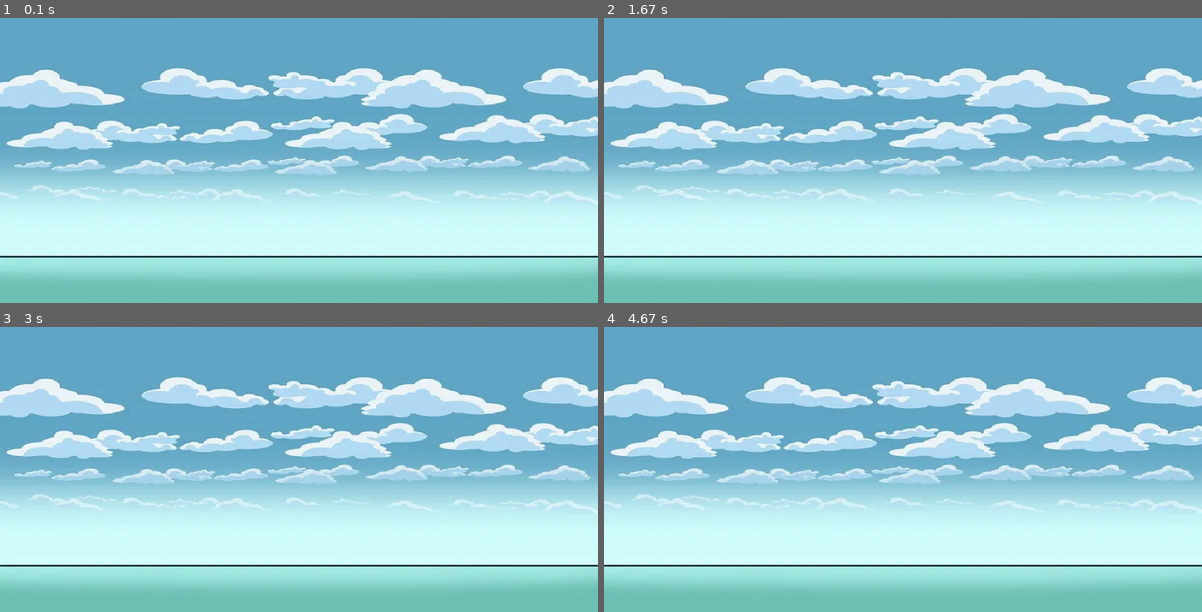
Above: before the commit, frames 1-4 (two rows, left to right).
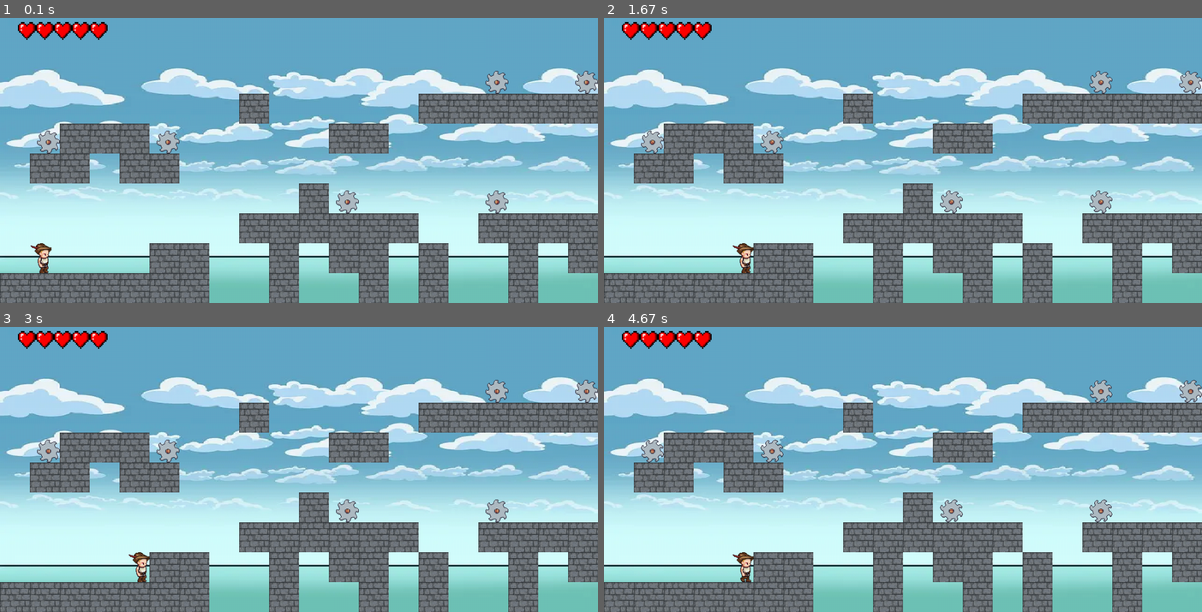
Above: after the commit, the same moments.

Repository: gideontriumph/Think_Aloud_SPR24
Game: pygame game, started from main.py
Two runs of this game, one before a commit and one after it. Both use one fixed random seed, a clock stepped at 60 frames per second and the inputs below.
Inputs:
- Up to frame 1 (0.1 s): no input
- Up to frame 2 (1.67 s): tap Space at 0.33 s; hold Right 0.67-1.13 s; hold Right 1.17-1.63 s
- Up to frame 3 (3 s): hold Right 1.67-2.2 s; hold Right 2.23-2.63 s
- Up to frame 4 (4.67 s): hold Right 3.33-3.8 s; hold Right 3.83-4.3 s; hold Right from 4.33 s (still down)

The runs differ from the first frame. In frame 1, 26% of the frame differs, in the area x 0-100%, y 1-100%; in frame 2, 26%; in frame 3, 26%; in frame 4, 26%.

Commit message:
FInal Commit

Diff:
--- /dev/null
+++ b/game.py
@@ -0,0 +1,43 @@
+import pygame
+from settings import HEIGHT, WIDTH
+
+pygame.font.init()
+
+class Game:
+	def __init__(self, screen):
+		self.screen = screen
+		self.font = pygame.font.SysFont("impact", 70)
+		self.message_color = pygame.Color("darkorange")
+
+	# if player ran out of life or fell below the platform
+	def _game_lose(self, player):
+		player.game_over = True
+		message = self.font.render('You Lose...', True, self.message_color)
+		self.screen.blit(message,(WIDTH // 3 + 70, 70))
+
+	# if player reach the goal
+	def _game_win(self, player):
+		player.game_over = True
+		player.win = True
+		message = self.font.render('You Win!!', True, self.message_color)
+		self.screen.blit(message,(WIDTH // 3, 70))
+
+	# checks if the game is over or not, and if win or lose
+	def game_state(self, player, goal):
+		if player.life <= 0 or player.rect.y >= HEIGHT:
+			self._game_lose(player)
+		elif player.rect.colliderect(goal.rect):
+			self._game_win(player)
+		else:
+			None
+
+	def show_life(self, player):
+		life_size = 30
+		img_path = "./assets/life/life.png"
+		life_image = pygame.image.load(img_path)
+		life_image = pygame.transform.scale(life_image, (life_size, life_size))
+		# life_rect = life_image.get_rect(topleft = pos)
+		indent = 0
+		for life in range(player.life):
+			indent += life_size
+			self.screen.blit(life_image, (indent, life_size))
--- /dev/null
+++ b/goal.py
@@ -0,0 +1,13 @@
+import pygame
+
+class Goal(pygame.sprite.Sprite):
+	def __init__(self, pos, size):
+		super().__init__()
+		img_path = './assets/goal/gate.png'
+		self.image = pygame.image.load(img_path)
+		self.image = pygame.transform.scale(self.image, (size, size))
+		self.rect = self.image.get_rect(topleft = pos)
+
+	# update object position due to world scroll
+	def update(self, x_shift):
+		self.rect.x += x_shift
--- a/main.py
+++ b/main.py
@@ -4,7 +4,6 @@
     Created: 1/25/24
     Purpose: My first platforming game with python pygame
 """
-
 import pygame, sys
 from settings import *
 from world import World
@@ -20,10 +19,11 @@
 		self.clock = pygame.time.Clock()
 		self.player_event = False
 
-		self.bg_img = pygame.image.load('bg.jpg')
+		self.bg_img = pygame.image.load('assets/terrain/bg.jpg')
 		self.bg_img = pygame.transform.scale(self.bg_img, (width, height))
 
 	def main(self):
+		world = World(world_map, self.screen)
 		while True:
 			self.screen.blit(self.bg_img, (0, 0))
 
@@ -42,6 +42,7 @@
 				elif event.type == pygame.KEYUP:
 					self.player_event = False
 
+			world.update(self.player_event)
 			pygame.display.update()
 			self.clock.tick(60)
 
--- /dev/null
+++ b/player.py
@@ -0,0 +1,115 @@
+import pygame
+from support import import_sprite
+
+class Player(pygame.sprite.Sprite):
+	def __init__(self, pos):
+		super().__init__()
+		self._import_character_assets()
+		self.frame_index = 0
+		self.animation_speed = 0.15
+		self.image = self.animations["idle"][self.frame_index]
+		self.rect = self.image.get_rect(topleft = pos)
+		self.mask = pygame.mask.from_surface(self.image)
+
+		# player movement
+		self.direction = pygame.math.Vector2(0, 0)
+		self.speed = 5
+		self.jump_move = -16
+
+		# player status
+		self.life = 5
+		self.game_over = False
+		self.win = False
+		self.status = "idle"
+		self.facing_right = True
+		self.on_ground = False
+		self.on_ceiling = False
+		self.on_left = False
+		self.on_right = False
+
+	# gets all the image needed for animating specific player action
+	def _import_character_assets(self):
+		character_path = "assets/player/"
+		self.animations = {
+			"idle": [],
+			"walk": [],
+			"jump": [],
+			"fall": [],
+			"lose": [],
+			"win": []
+		}
+		for animation in self.animations.keys():
+			full_path = character_path + animation
+			self.animations[animation] = import_sprite(full_path)
+
+	# animates the player actions
+	def _animate(self):
+		animation = self.animations[self.status]
+
+		# loop over frame index
+		self.frame_index += self.animation_speed
+		if self.frame_index >= len(animation):
+			self.frame_index = 0
+		image = animation[int(self.frame_index)]
+		image = pygame.transform.scale(image, (35, 50))
+		if self.facing_right:
+			self.image = image
+		else:
+			flipped_image = pygame.transform.flip(image, True, False)
+			self.image = flipped_image
+
+		# set the rect
+		if self.on_ground and self.on_right:
+			self.rect = self.image.get_rect(bottomright = self.rect.bottomright)
+		elif self.on_ground and self.on_left:
+			self.rect = self.image.get_rect(bottomleft = self.rect.bottomleft)
+		elif self.on_ground:
+			self.rect = self.image.get_rect(midbottom = self.rect.midbottom)
+		elif self.on_ceiling and self.on_right:
+			self.rect = self.image.get_rect(topright = self.rect.topright)
+		elif self.on_ceiling and self.on_left:
+			self.rect = self.image.get_rect(bottomleft = self.rect.topleft)
+		elif self.on_ceiling:
+			self.rect = self.image.get_rect(midtop = self.rect.midtop)
+
+	# checks if the player is moving towards left or right or not moving
+	def _get_input(self, player_event):
+		if player_event != False:
+			if player_event == "right":
+				self.direction.x = 1
+				self.facing_right = True
+			elif player_event == "left":
+				self.direction.x = -1
+				self.facing_right = False
+		else:
+			self.direction.x = 0
+
+	def _jump(self):
+		self.direction.y = self.jump_move
+
+	# identifies player action
+	def _get_status(self):
+		if self.direction.y < 0:
+			self.status = "jump"
+		elif self.direction.y > 1:
+			self.status = "fall"
+		elif self.direction.x != 0:
+			self.status = "walk"
+		else:
+			self.status = "idle"
+
+	# update the player's state
+	def update(self, player_event):
+		self._get_status()
+		if self.life > 0 and not self.game_over:
+			if player_event == "space" and self.on_ground:
+				self._jump()
+			else:
+				self._get_input(player_event)
+		elif self.game_over and self.win:
+			self.direction.x = 0
+			self.status = "win"
+		else:
+			self.direction.x = 0
+			self.status = "lose"
+		self._animate()
--- /dev/null
+++ b/support.py
@@ -0,0 +1,11 @@
+from os import walk
+import pygame
+
+def import_sprite(path):
+	surface_list = []
+	for _, __, img_file in walk(path):
+		for image in img_file:
+			full_path = f"{path}/{image}"
+			img_surface = pygame.image.load(full_path).convert_alpha()
+			surface_list.append(img_surface)
+	return surface_list
--- /dev/null
+++ b/tile.py
@@ -0,0 +1,13 @@
+import pygame
+
+class Tile(pygame.sprite.Sprite):
+	def __init__(self, pos, size):
+		super().__init__()
+		img_path = './assets/terrain/stone.jpg'
+		self.image = pygame.image.load(img_path)
+		self.image = pygame.transform.scale(self.image, (size, size))
+		self.rect = self.image.get_rect(topleft = pos)
+
+	# update object position due to world scroll
+	def update(self, x_shift):
+		self.rect.x += x_shift
--- /dev/null
+++ b/trap.py
@@ -0,0 +1,29 @@
+import pygame
+from support import import_sprite
+
+class Trap(pygame.sprite.Sprite):
+	def __init__(self, pos, size):
+		super().__init__()
+		self.blade_img = import_sprite("./assets/trap/blade")
+		self.frame_index = 0
+		self.animation_delay = 3
+		self.image = self.blade_img[self.frame_index]
+		self.image = pygame.transform.scale(self.image, (size, size))
+		self.mask = pygame.mask.from_surface(self.image)
+		self.rect = self.image.get_rect(topleft = pos)
+
+	# adds the spinning effect to the Blade trap
+	def _animate(self):
+		sprites = self.blade_img
+		sprite_index = (self.frame_index // self.animation_delay) % len(sprites)
+		self.image = sprites[sprite_index]
+		self.frame_index += 1
+		self.rect = self.image.get_rect(topleft=(self.rect.x, self.rect.y))
+		self.mask = pygame.mask.from_surface(self.image)
+		if self.frame_index // self.animation_delay > len(sprites):
+			self.frame_index = 0
+
+	# update object position due to world scroll
+	def update(self, x_shift):
+		self._animate()
+		self.rect.x += x_shift
--- a/world.py
+++ b/world.py
@@ -1,5 +1,10 @@
 import pygame
 from settings import tile_size, WIDTH
+from tile import Tile
+from trap import Trap
+from goal import Goal
+from player import Player
+from game import Game
 
 class World:
 	def __init__(self, world_data, screen):
@@ -110,3 +115,29 @@
 				elif player.direction.x > 0 or player.direction.y > 0:
 					player.rect.x -= tile_size
 				player.life -= 1
+
+	# updating the game world from all changes commited
+	def update(self, player_event):
+		# for tile
+		self.tiles.update(self.world_shift)
+		self.tiles.draw(self.screen)
+
+		# for trap
+		self.traps.update(self.world_shift)
+		self.traps.draw(self.screen)
+
+		# for goal
+		self.goal.update(self.world_shift)
+		self.goal.draw(self.screen)
+
+		self._scroll_x()
+
+		# for player
+		self._horizontal_movement_collision()
+		self._vertical_movement_collision()
+		self._handle_traps()
+		self.player.update(player_event)
+		self.game.show_life(self.player.sprite)
+		self.player.draw(self.screen)
+
+		self.game.game_state(self.player.sprite, self.goal.sprite)
Binary file added: assets/goal/gate.png
Binary file added: assets/life/life.png
Binary file added: assets/player/fall/0.png
Binary file added: assets/player/idle/0.png
Binary file added: assets/player/jump/0.png
Binary file added: assets/player/jump/1.png
Binary file added: assets/player/lose/0.png
Binary file added: assets/player/lose/1.png
Binary file added: assets/player/walk/0.png
Binary file added: assets/player/walk/1.png
Binary file added: assets/player/walk/2.png
Binary file added: assets/player/walk/3.png
(and 21 more such lines)
